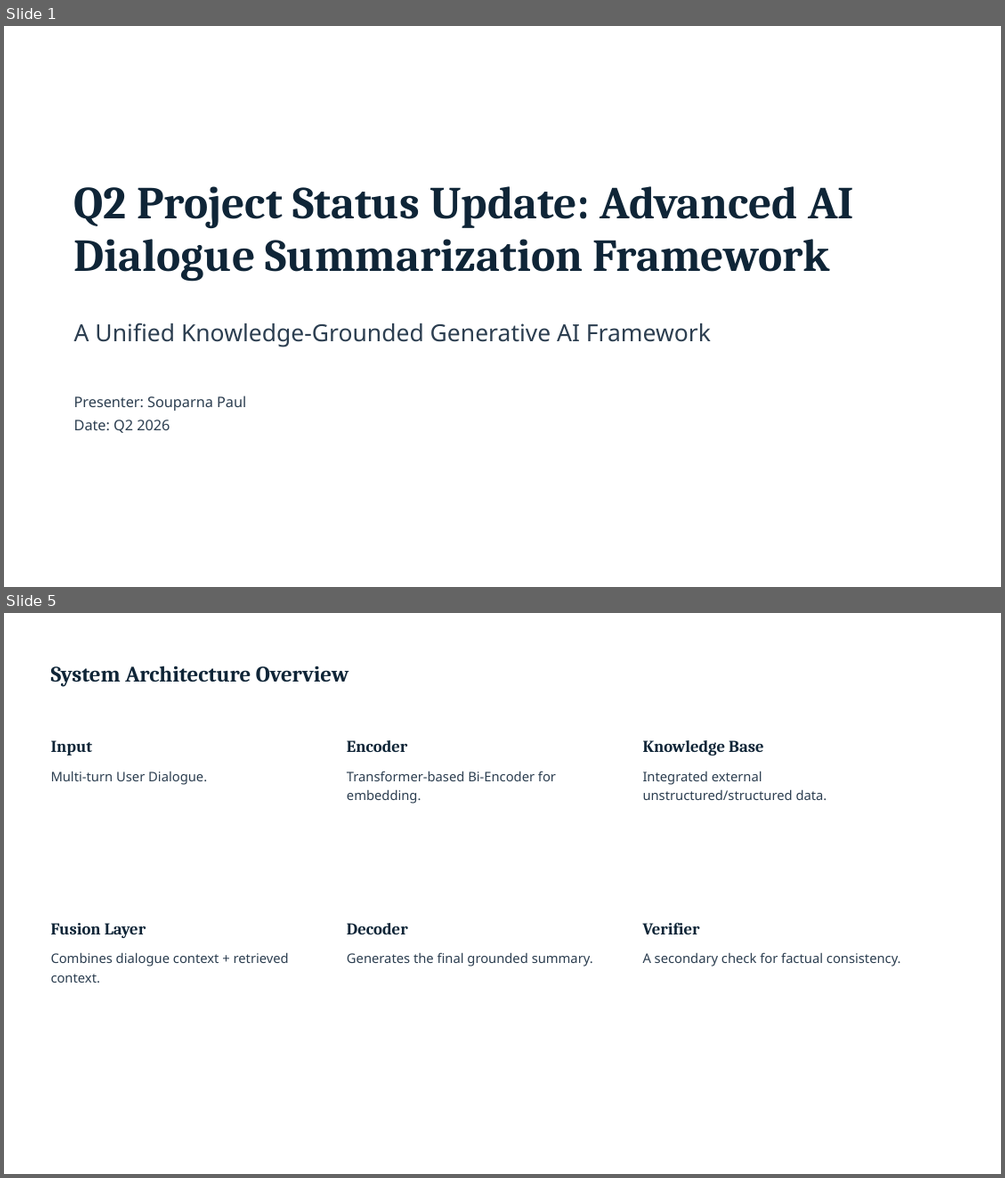
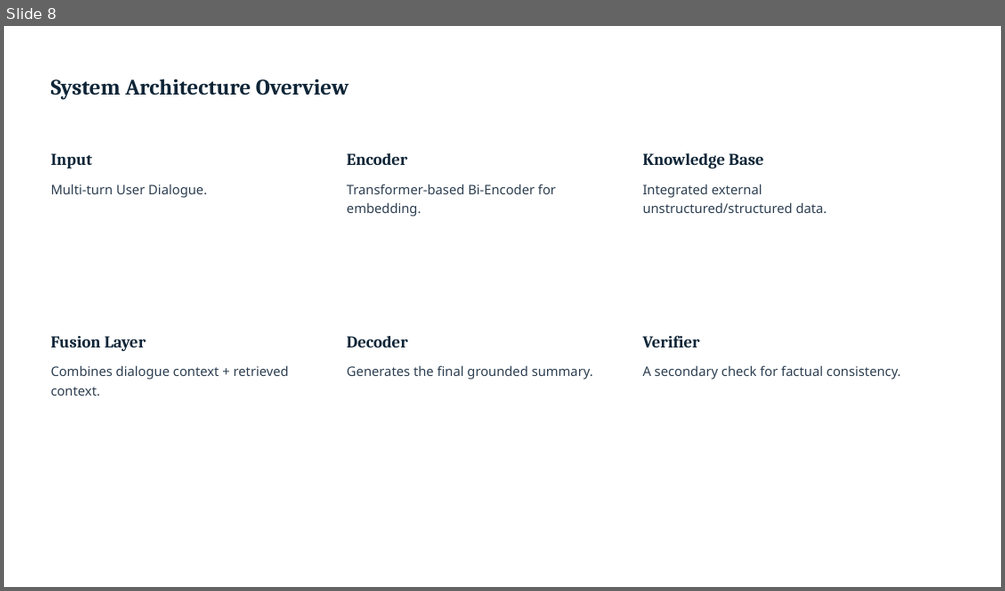
Before and after one commit to sOuL2000s/single-ppt-hosting-website, a slide deck: Q2_Project_Status_Update_Advanced_AI_Dialogue_Summarization_Framework.pptx. Shown one above the other, each under a label of ours: slides 1 and 5 before the commit, slide 8 after it; the slides between them are not shown. The pictures are 1005x1178 and 1005x591 pixels, drawn with LibreOffice and Linux fonts; fonts in the diff are those of the drawing; background and template pictures are left out. Boxes give left, top, right and bottom in pixels: in the first picture for what was removed or moved away, otherwise in the second. Text is boxed around its words. In the diff, an @@ line names an element or a change of style, - is before the commit and + after.

```diff
--- a/Q2_Project_Status_Update_Advanced_AI_Dialogue_Summarization_Framework.pptx
+++ b/Q2_Project_Status_Update_Advanced_AI_Dialogue_Summarization_Framework.pptx
@@ slide 1 removed at bbox=[4, 26, 1001, 587], background picture (left out) @@
@@ text removed at bbox=[74, 186, 854, 281] @@
-Q2 Project Status Update: Advanced AI Dialogue Summarization Framework
@@ text removed at bbox=[74, 322, 711, 347] @@
-A Unified Knowledge-Grounded Generative AI Framework
@@ text removed at bbox=[74, 395, 246, 410] @@
-Presenter: Souparna Paul
@@ text removed at bbox=[74, 419, 170, 433] @@
-Date: Q2 2026
@@ what was slide 5 is now slide 8 @@
```
Also in this commit, not shown: 3 slides changed, 7 slides added, 3 other slides removed.
